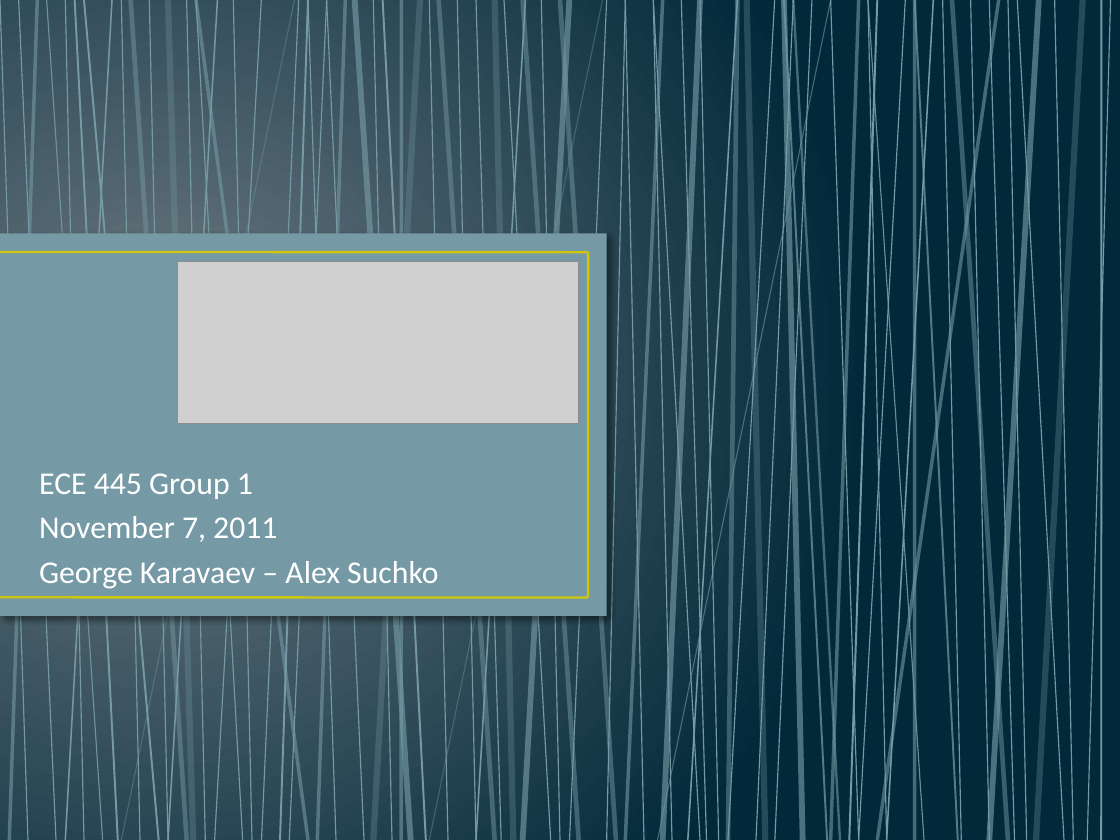
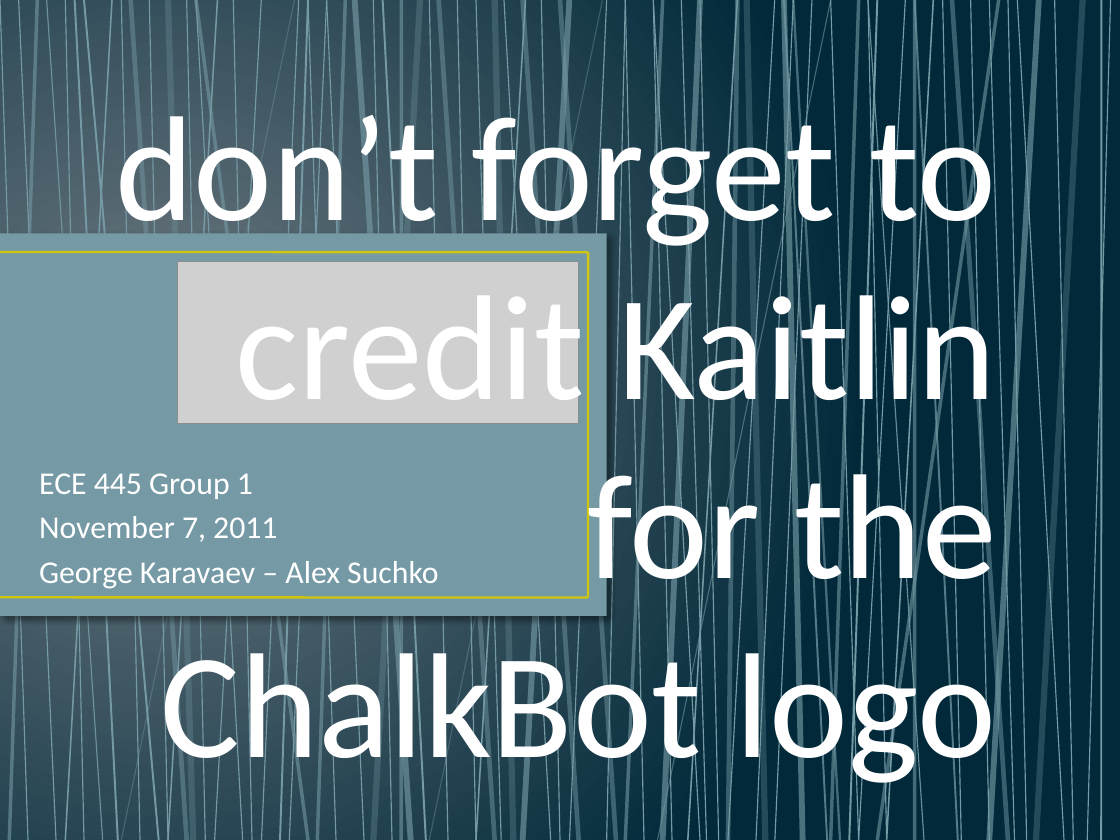
Before and after one commit to shadowpho/Chalk-Bot, a slide deck: slide 1 of Docs/Presentation/Mock1.pptx. Drawn at 1120x840 pixels with LibreOffice and Linux fonts; fonts in the diff are those of the drawing; grey boxes stand for pictures. Boxes give left, top, right and bottom in pixels: in the first picture for what was removed or moved away, otherwise in the second. Text is boxed around its words. In the diff, an @@ line names an element or a change of style, - is before the commit and + after.

Commit message:
Working on final presentation. Initial save.
Added special thanks section, added banner for mechanical section.

```diff
--- a/Docs/Presentation/Mock1.pptx
+++ b/Docs/Presentation/Mock1.pptx
@@ text added at (115,96,997,792), 96 pt, text #FFFFFF @@
+don’t forget to credit Kaitlin for the ChalkBot logo
```
Also in this commit, not shown: 7 other files.
